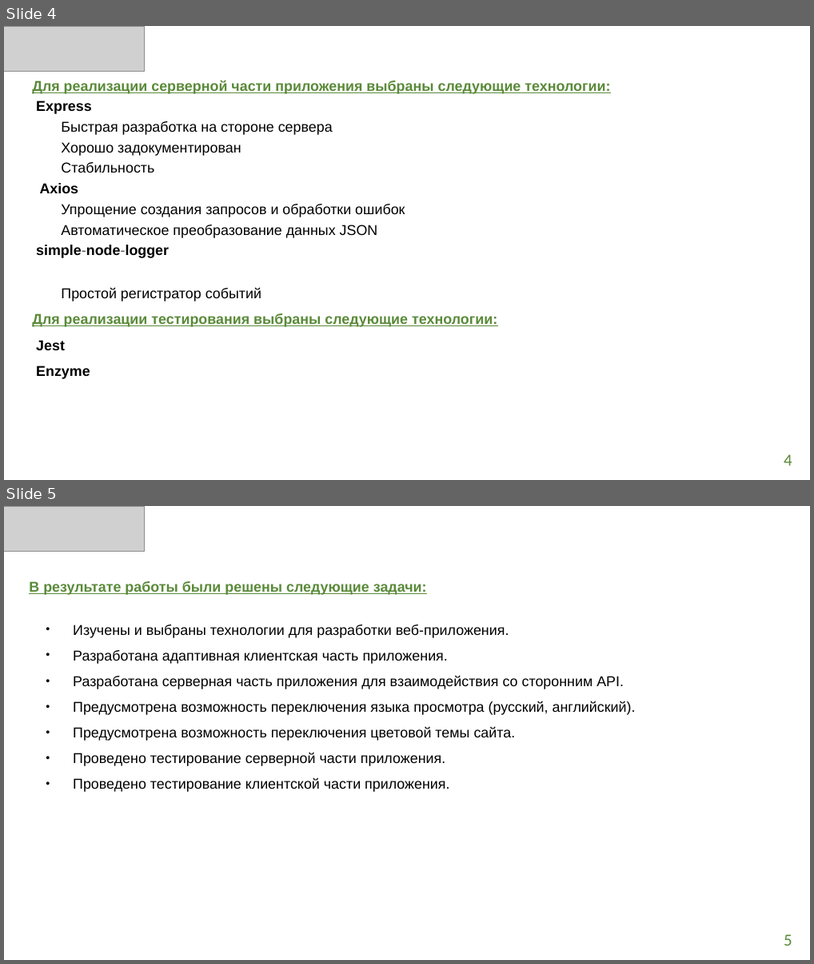
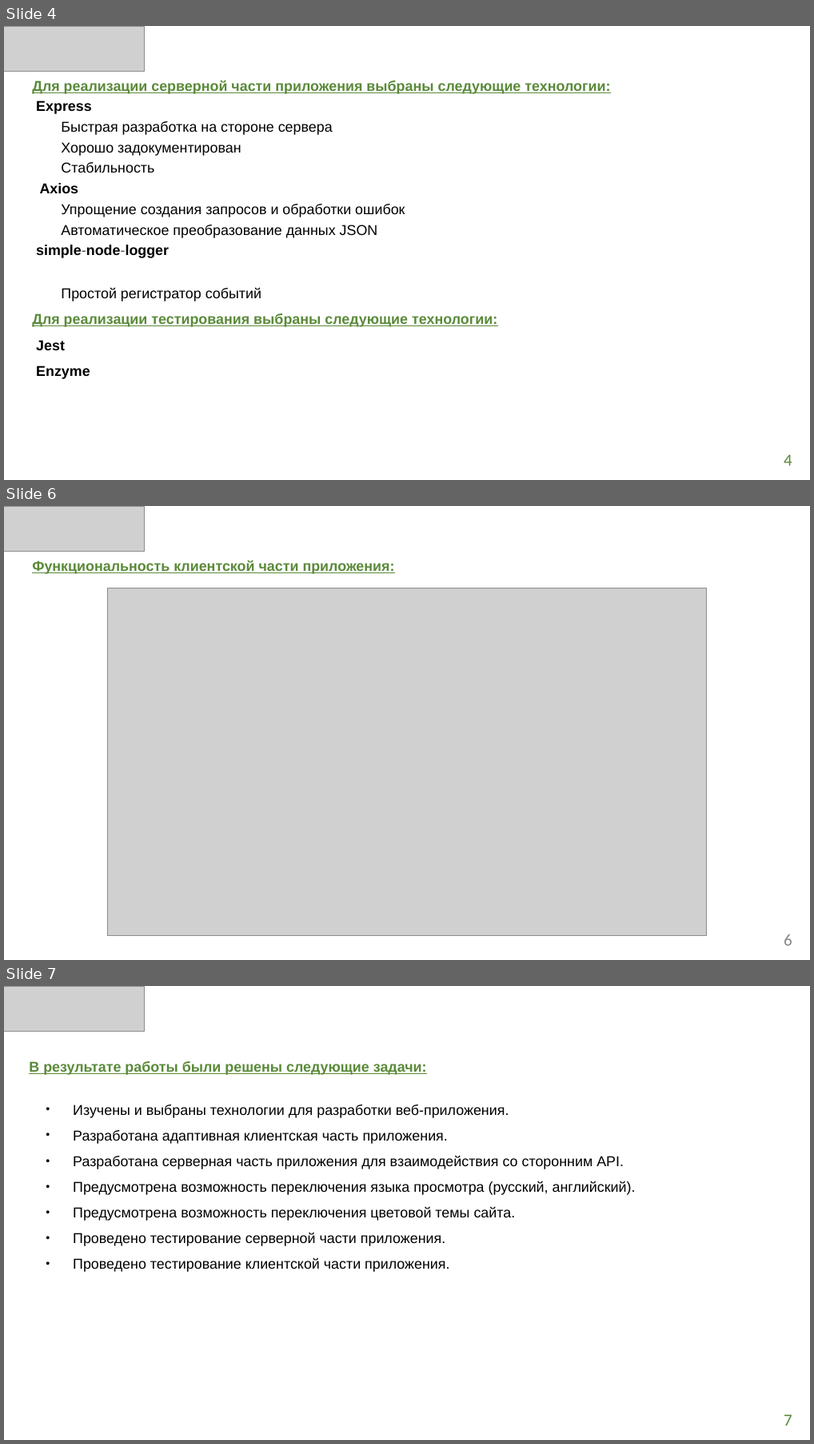
Before and after one commit to Marina-Sidorkina/delta_world, a slide deck: Presentation.pptx. Shown one above the other, each under a label of ours: slides 4 and 5 before the commit, slides 4, 6 and 7 after it; the slides between them are not shown. The pictures are 814x964 and 814x1444 pixels, drawn with LibreOffice and Linux fonts; fonts in the diff are those of the drawing; grey boxes stand for pictures. Boxes give left, top, right and bottom in pixels: in the first picture for what was removed or moved away, otherwise in the second. Text is boxed around its words. In the diff, an @@ line names an element or a change of style, - is before the commit and + after.

Commit message:
Edit presentation.

```diff
--- a/Presentation.pptx
+++ b/Presentation.pptx
@@ slide 6 added at bbox=[4, 506, 810, 960], background #FFFFFF @@
@@ picture added at bbox=[4, 506, 145, 552] @@
@@ title added at bbox=[30, 554, 786, 932], fill #FFFFFF, 17 pt, text #5A8A39, bold, underline @@
+Функциональность клиентской части приложения:
@@ picture added at bbox=[107, 588, 707, 936] @@
@@ page number added at bbox=[784, 934, 793, 945], 20 pt, text #888888 @@
+6
@@ what was slide 5 is now slide 7 @@
@@ page number at bbox=[784, 1414, 793, 1425]: text changed @@
-5
+7
```
Also in this commit, not shown: 1 other slide added.
